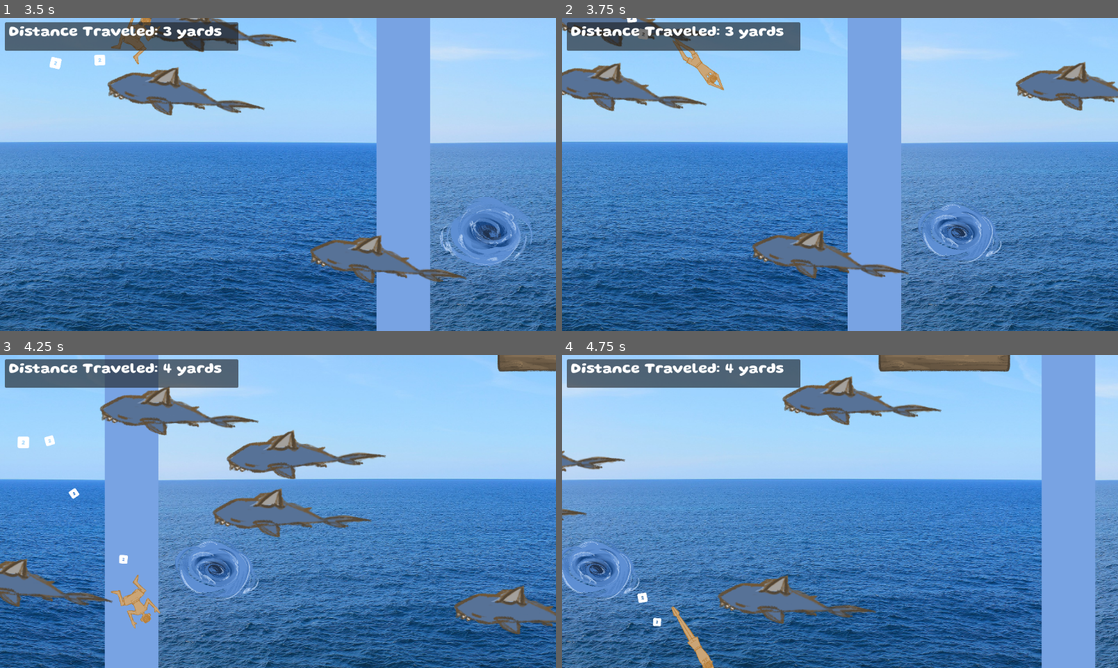
Above: before the commit, frames 1-4 (two rows, left to right).
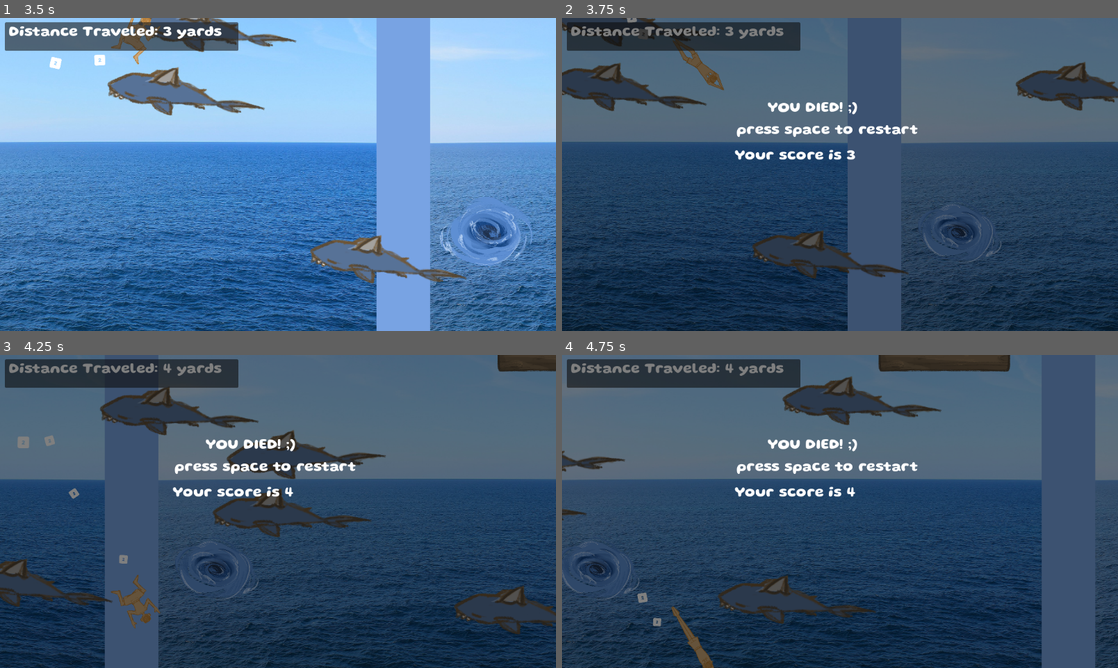
Above: after the commit, the same moments.

Repository: sophieTheProgrammer/microjam-island-61
Game: Godot game, scene res://scenes/game.tscn
Same seed, same stepped clock (60 frames per second), same inputs: the game is played once before the commit and once after it.
Inputs (mouse positions are in pixels of both pictures, inside the frame that each line leads up to):
- Up to frame 1 (3.5 s): tap Enter (ui_accept) at 0.5, 0.77, 1.52, 3.02 s; move the mouse to (400, 158) at 0.52 s; hold Up (up) 0.53-1.28 s; click (400, 158) at 0.6 s; move the mouse to (166, 190) at 1.27 s; hold Down (down) 1.28-2.03 s; click (166, 190) at 1.35 s; move the mouse to (333, 105) at 2.02 s; hold Up (up) from 2.03 s (still down); click (333, 105) at 2.1 s; move the mouse to (250, 237) at 2.77 s; click (250, 237) at 2.85 s
- Up to frame 2 (3.75 s): move the mouse to (1006, 221) at 3.52 s; release Up (up) at 3.53 s; hold Down (down) from 3.53 s (still down); click (1006, 221) at 3.6 s
- Up to frame 3 (4.25 s): keep holding Down (down); tap Enter (ui_accept) at 3.77 s
- Up to frame 4 (4.75 s): keep holding Down (down); tap Space (restart game) at 4.25 s; move the mouse to (673, 464) at 4.27 s; click (673, 464) at 4.35 s; tap Enter (ui_accept) at 4.52 s

Frame 1 is identical in both runs. In frame 2, 100% of the frame differs, in the area x 0-100%, y 0-100%; in frame 3, 100%; in frame 4, 100%.

Commit message:
debugs + png imports

Diff:
--- a/scripts/death.gd
+++ b/scripts/death.gd
@@ -1,6 +1,6 @@
 extends Area2D
 
 func _on_body_entered(_body: Node2D) -> void:
-	if !Global.debug:
+	if !Global.DEBUG_DEATH:
 		print("dying shall commence now")
 		EventBus.game_over.emit()
--- a/scripts/global.gd
+++ b/scripts/global.gd
@@ -6,7 +6,6 @@
 const TUTORIAL = preload("res://scenes/cutscene_tutorial.tscn")
 const WORLD_CONTAINER = preload("res://scenes/world_container.tscn")
 
-var debug = 1
 @onready var viewport = get_viewport().get_visible_rect().size
 @onready var world_container_node = get_tree().current_scene.get_node("world_container")
 var player_node : CharacterBody2D
Not shown, added: art/IMG_3320.png.import
Not shown, added: art/IMG_3321.png.import
Not shown, added: art/IMG_3322.png.import
Not shown, added: art/IMG_3323.png.import
Not shown, added: art/IMG_3325.png.import
